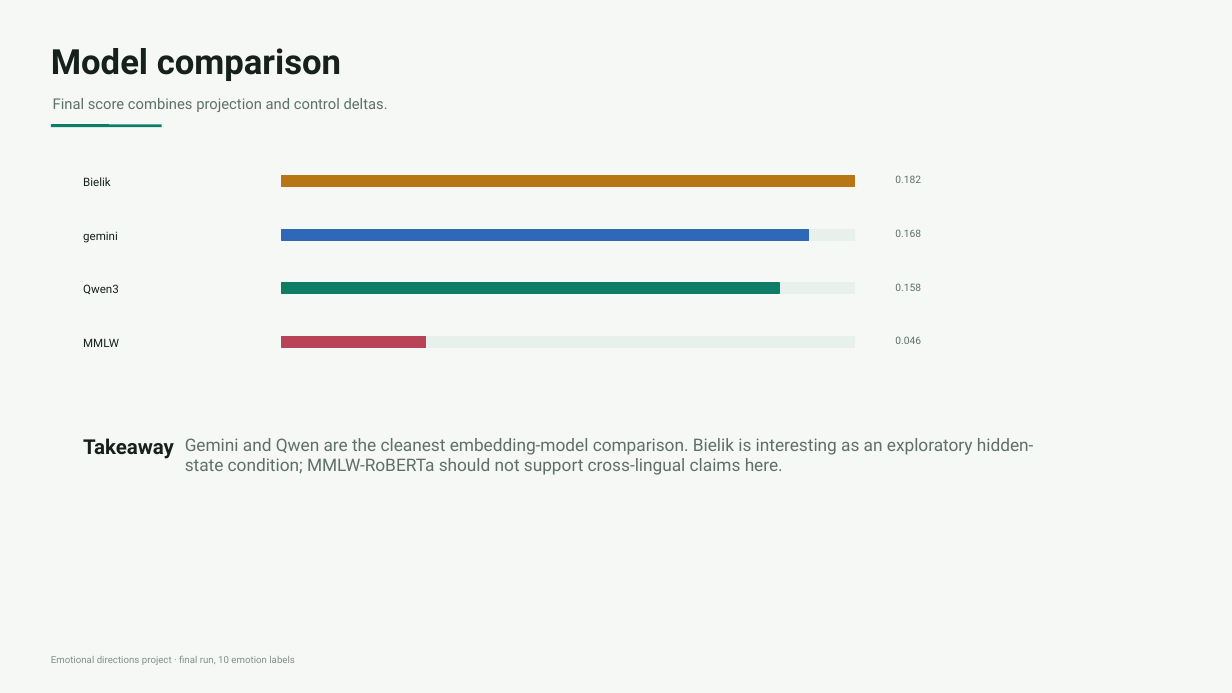
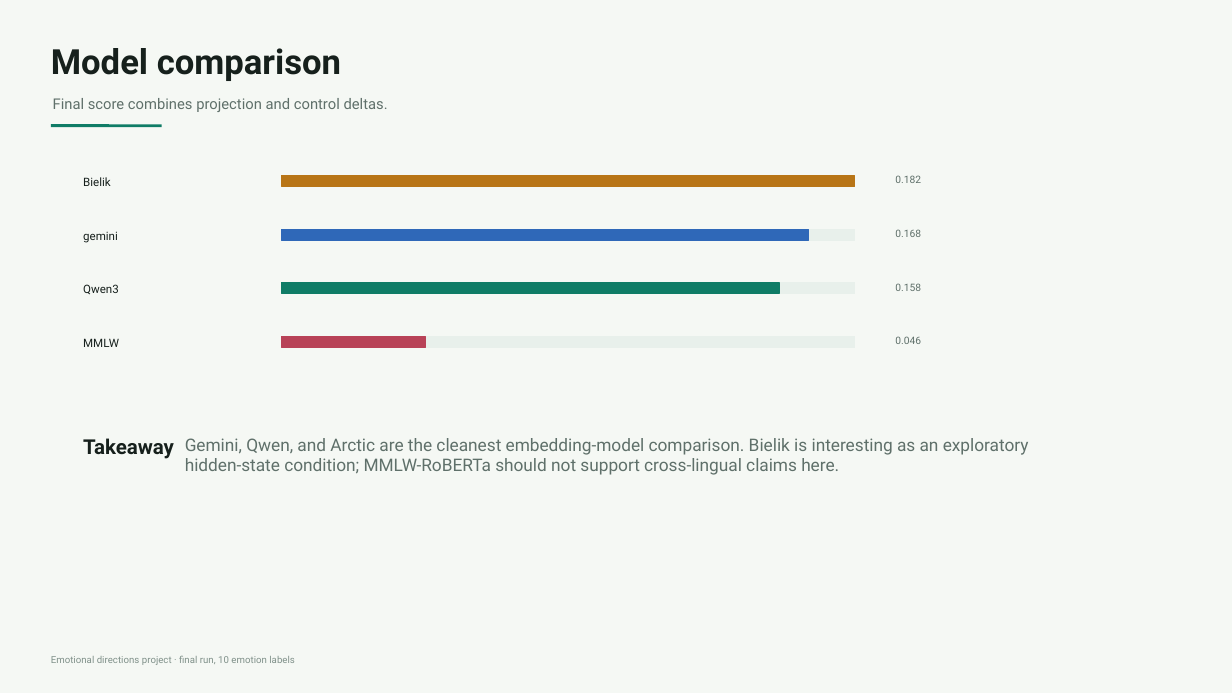
Before and after one commit to macbehnke/emotional-directions, a slide deck: slide 7 of presentation/emotional_directions_class_presentation.pptx. Drawn at 1232x693 pixels with LibreOffice and Linux fonts; fonts in the diff are those of the drawing. Boxes give left, top, right and bottom in pixels: in the first picture for what was removed or moved away, otherwise in the second. Text is boxed around its words. In the diff, an @@ line names an element or a change of style, - is before the commit and + after.

Commit message:
Add Arctic Embed model comparison

```diff
--- a/presentation/emotional_directions_class_presentation.pptx
+++ b/presentation/emotional_directions_class_presentation.pptx
@@ text at [185, 438, 1029, 475]: text changed @@
-Gemini and Qwen are the cleanest embedding-model comparison. Bielik is interesting as an exploratory hidden-state condition; MMLW-RoBERTa should not support cross-lingual claims here.
+Gemini, Qwen, and Arctic are the cleanest embedding-model comparison. Bielik is interesting as an exploratory hidden-state condition; MMLW-RoBERTa should not support cross-lingual claims here.
```
Also in this commit, not shown: 1 other slide changed, 11 other files.
